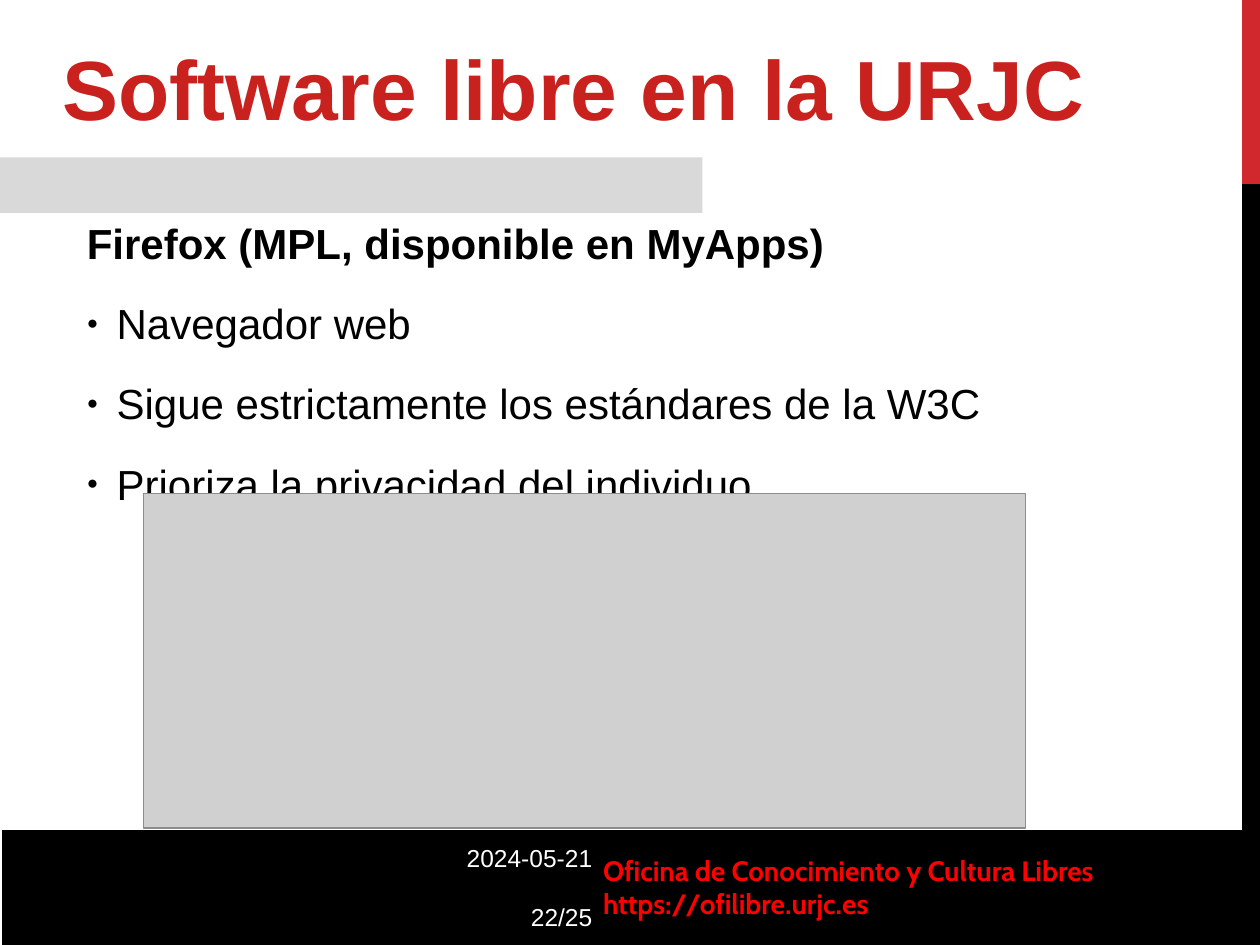
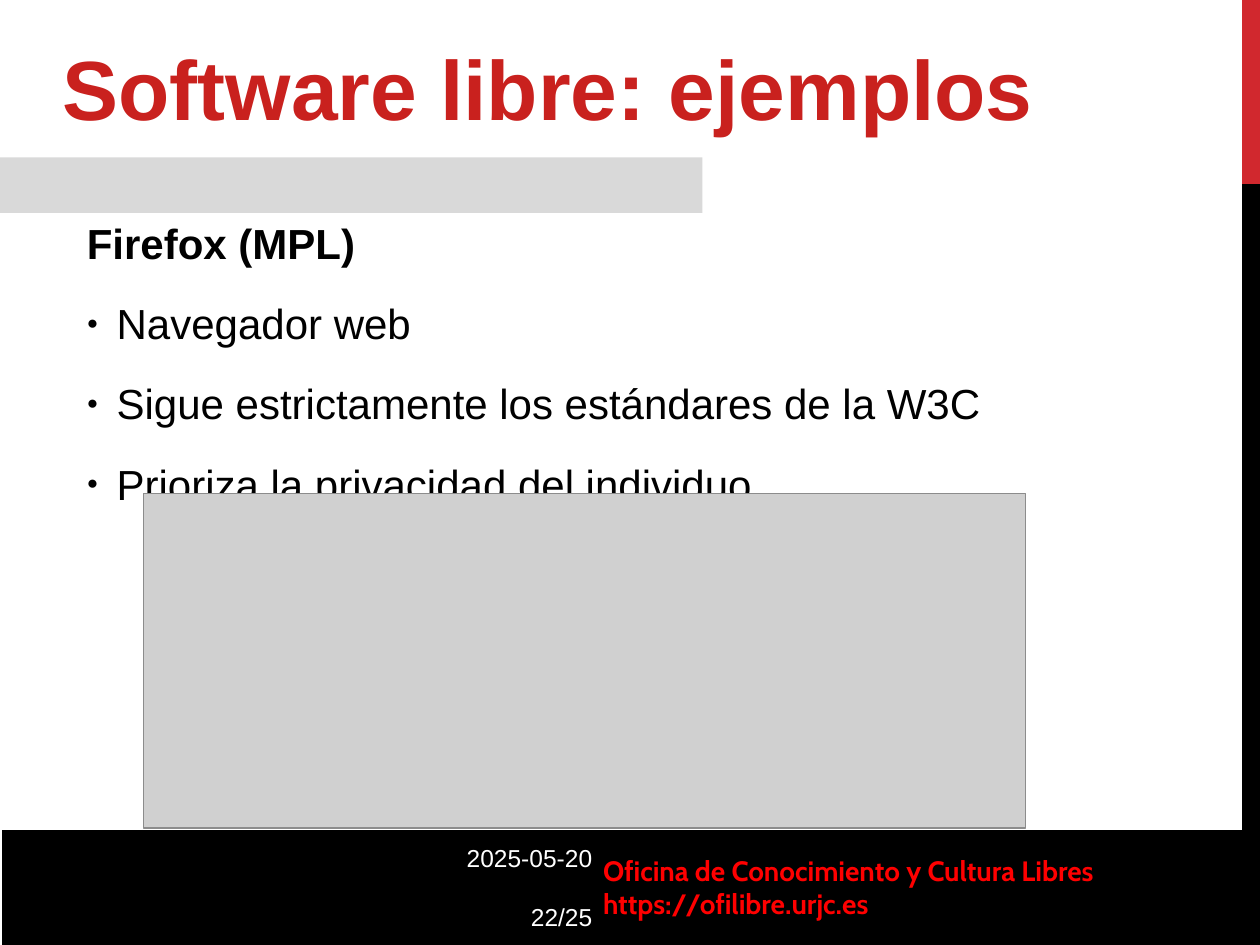
Before and after one commit to roberto-red/ofilibre, a slide deck: slide 22 of static/transpas/curso-cultura-libre/Software_Libre.odp. Drawn at 1260x945 pixels with LibreOffice and Linux fonts; fonts in the diff are those of the drawing; grey boxes stand for pictures; background and template pictures are left out. Boxes give left, top, right and bottom in pixels: in the first picture for what was removed or moved away, otherwise in the second. Text is boxed around its words. In the diff, an @@ line names an element or a change of style, - is before the commit and + after.

Commit message:
Transpas de software libre

```diff
--- a/static/transpas/curso-cultura-libre/Software_Libre.odp
+++ b/static/transpas/curso-cultura-libre/Software_Libre.odp
@@ text at [63,59,1033,136]: text changed @@
-Software libre en la URJC
+Software libre: ejemplos
@@ text at [87,228,355,268]: text changed @@
-Firefox (MPL, disponible en MyApps)
+Firefox (MPL)
@@ text at [467,850,592,868]: text changed @@
-2024-05-21
+2025-05-20
```
Also in this commit, not shown: 14 other slides changed, 3 other files.
